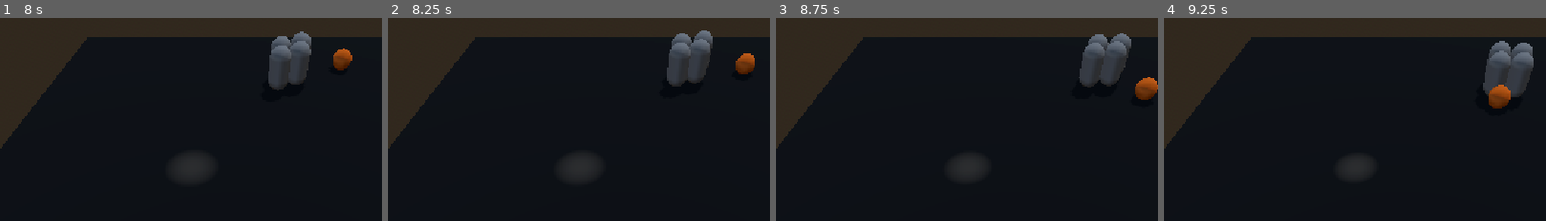
Above: before the commit, frames 1-4 (left to right).
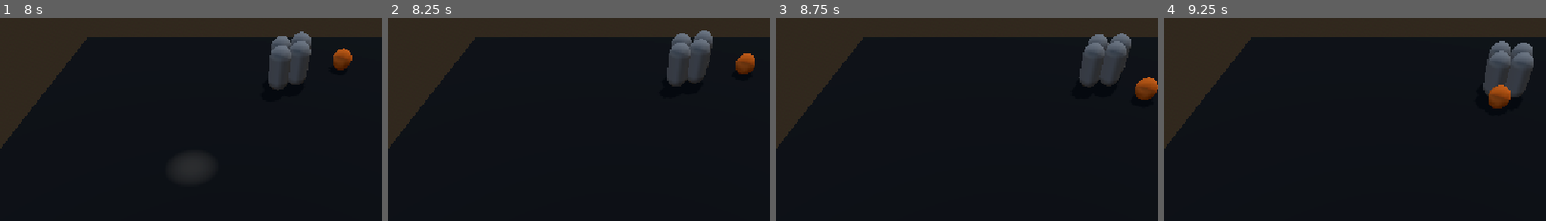
Above: after the commit, the same moments.

Repository: Dempsey845/moonlit-mayhem
Game: Godot game, scene res://Graveyard/graveyard.tscn
The game is run twice, just before and just after one commit, with the same random seed, the same clock (stepped at 60 frames per second) and the same inputs.
Inputs:
- Up to frame 1 (8 s): hold D (move_right) 0.53-1.28 s; hold S (move_back) 1.28-2.03 s; hold D (move_right) 2.03-2.78 s; hold W (move_forward) 2.78-3.53 s; hold A (move_left) 3.53-5.03 s; hold S (move_back) 5.03-5.78 s; hold D (move_right) 5.78-6.53 s; hold W (move_forward) 6.53-7.28 s; hold D (move_right) from 7.28 s (still down)
- Up to frame 2 (8.25 s): release D (move_right) at 8.03 s; hold S (move_back) from 8.03 s (still down)
- Up to frame 3 (8.75 s): keep holding S (move_back)
- Up to frame 4 (9.25 s): release S (move_back) at 8.78 s; hold A (move_left) from 8.78 s (still down)
The pictures show only the part of the screen within x 18-68%, y 0-50%; the shares and areas given below are measured in that part.

Frame 1 is identical in both runs. In frame 2, 0.5% of the frame differs, in the area x 46-54%, y 69-78%; in frame 3, 0.4%; in frame 4, 0.4%.

Commit message:
Added a min angle to the moonlight to define when it should stop shrinking.

Diff:
--- a/Graveyard/graveyard.tscn
+++ b/Graveyard/graveyard.tscn
@@ -66,7 +66,6 @@
 spot_angle = 30.0
 script = ExtResource("2_rvh4u")
 ground_y = -0.1
-shrink_duration = 16.0
 spawn_points = [NodePath("../MoonlightSP"), NodePath("../MoonlightSP2"), NodePath("../MoonlightSP3")]
 
 [node name="Area3D" type="Area3D" parent="Moonlight" unique_id=866341441]
--- a/Moonlight/moonlight.gd
+++ b/Moonlight/moonlight.gd
@@ -28,6 +28,8 @@
 var cylinder: CylinderShape3D
 var last_spawn_point: Node3D
 
+const MIN_ANGLE: float = 15.0
+
 
 func _ready() -> void:
 	starting_angle = spot_angle
@@ -54,7 +56,7 @@
 		tween.tween_method(
 			_set_light_angle,
 			starting_angle,
-			0.0,
+			MIN_ANGLE,
 			maxf(shrink_duration, 0.01)
 		)
 
